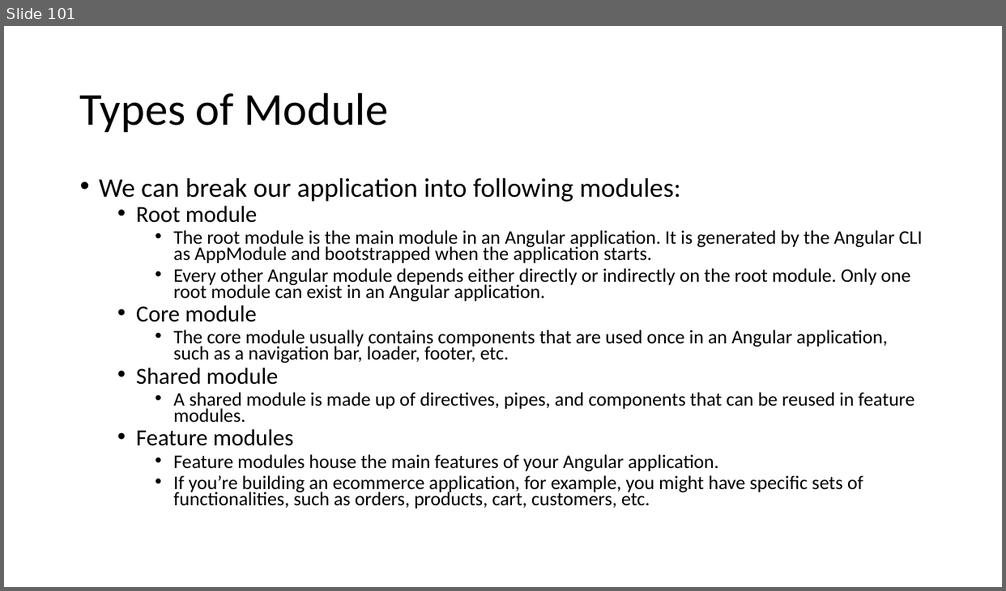
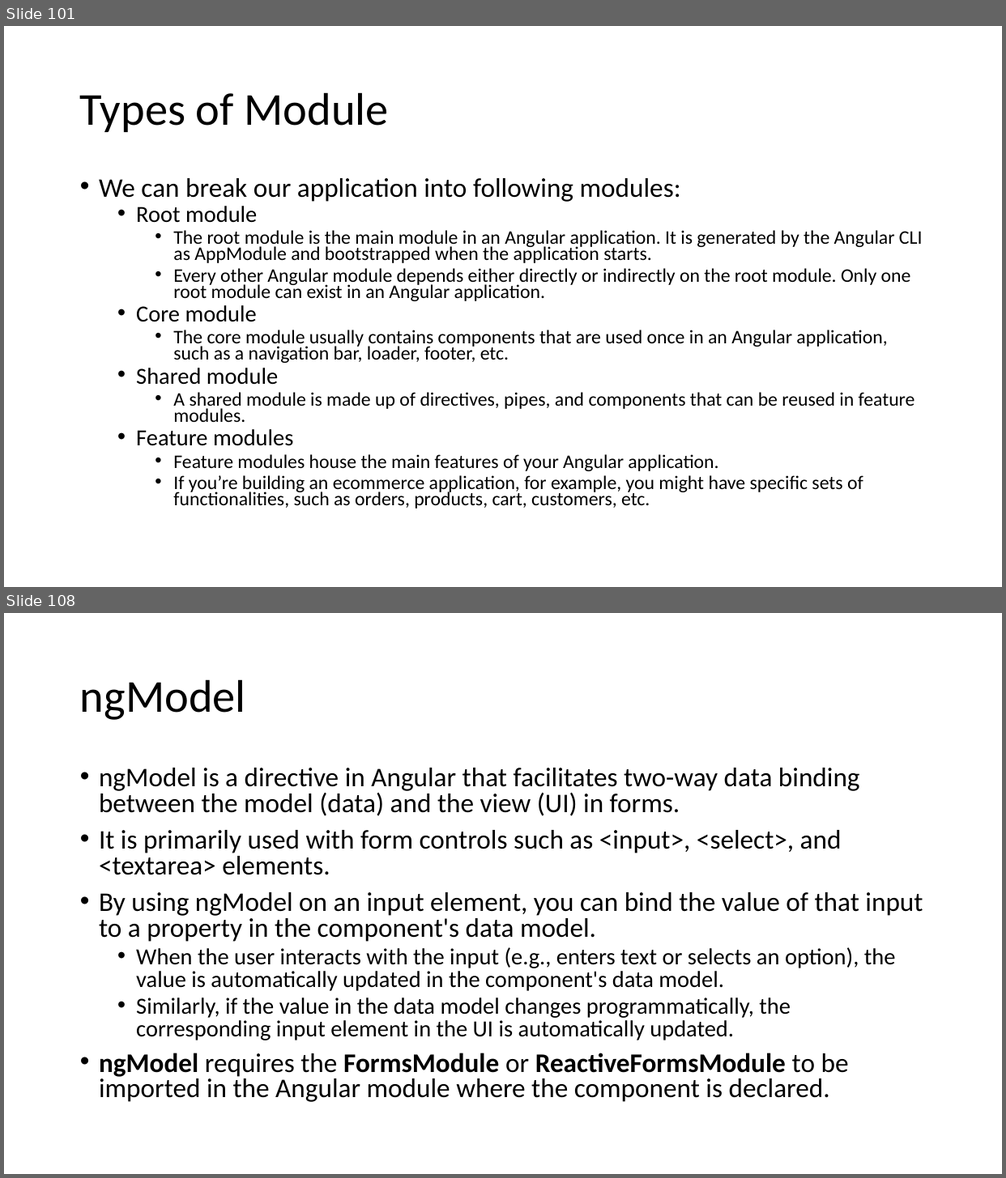
Before and after one commit to explore-with-manish/BFL_Byte_Jul23, a slide deck: Ng-Byte.pptx. Shown one above the other, each under a label of ours: slide 101 before the commit, slides 101 and 108 after it; the slides between them are not shown. The pictures are 1006x591 and 1006x1178 pixels, drawn with LibreOffice and Linux fonts; fonts in the diff are those of the drawing. Boxes give left, top, right and bottom in pixels: in the first picture for what was removed or moved away, otherwise in the second. Text is boxed around its words. In the diff, an @@ line names an element or a change of style, - is before the commit and + after.

```diff
--- a/Ng-Byte.pptx
+++ b/Ng-Byte.pptx
@@ slide 108 added at [4,613,1002,1174], background #FFFFFF @@
@@ title added at [80,679,246,720], 44 pt, text #000000 @@
+ngModel
@@ text added at [99,768,923,1102], 25.9 pt, text #000000 @@
+• ngModel is a directive in Angular that facilitates two-way data binding between the model (data) and the view (UI) in forms.
+• It is primarily used with form controls such as <input>, <select>, and <textarea> elements.
+• By using ngModel on an input element, you can bind the value of that input to a property in the component's data model.
+  • When the user interacts with the input (e.g., enters text or selects an option), the value is automatically updated in the component's data model.
+  • Similarly, if the value in the data model changes programmatically, the corresponding input element in the UI is automatically updated.
+• ngModel requires the FormsModule or ReactiveFormsModule to be imported in the Angular module where the component is declared.
```
Also in this commit, not shown: 1 slide changed, 35 other slides added, 8 other files.
